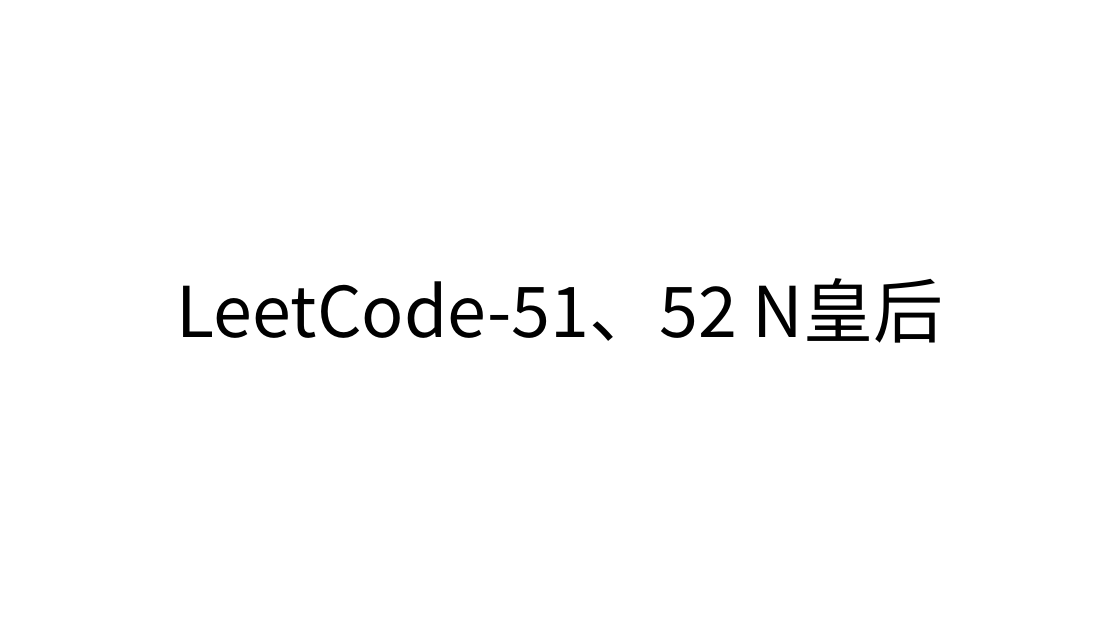
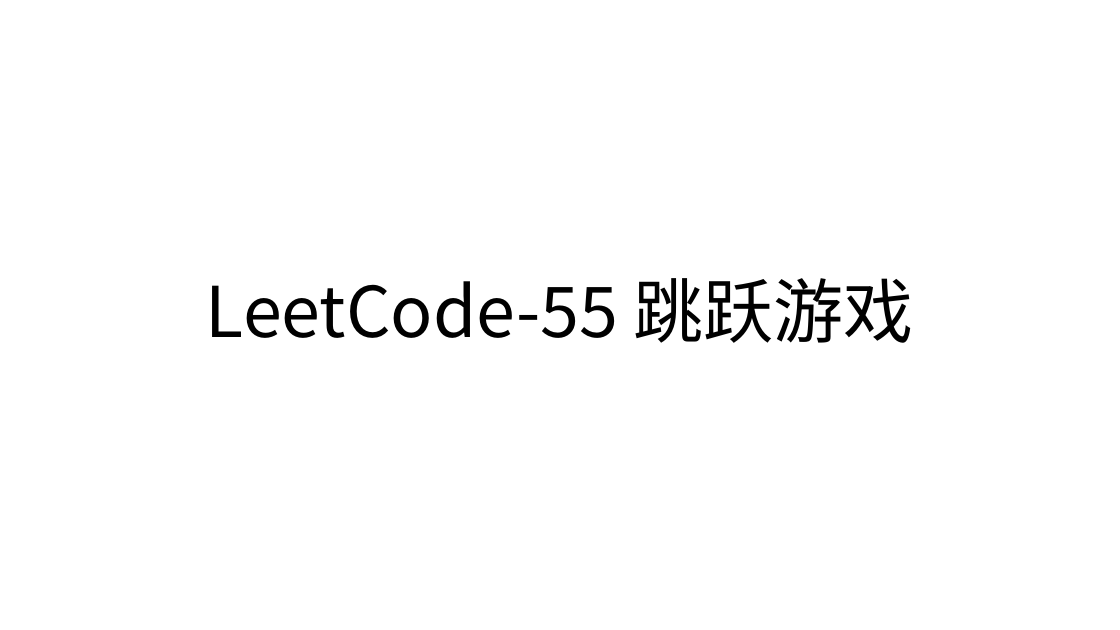
Before and after one commit to ShiMengjie/LeetCode, a slide deck: slide 1 of 动态图片.pptx. Drawn at 1120x630 pixels with LibreOffice and Linux fonts; fonts in the diff are those of the drawing; background and template pictures are left out. Boxes give left, top, right and bottom in pixels: in the first picture for what was removed or moved away, otherwise in the second. Text is boxed around its words. In the diff, an @@ line names an element or a change of style, - is before the commit and + after.

```diff
--- a/动态图片.pptx
+++ b/动态图片.pptx
@@ title at (206, 278, 914, 343): text changed @@
-LeetCode-51、52 N皇后
+LeetCode-55 跳跃游戏
```
Also in this commit, not shown: 1 slide added, 1 slide removed, 2 other files.
